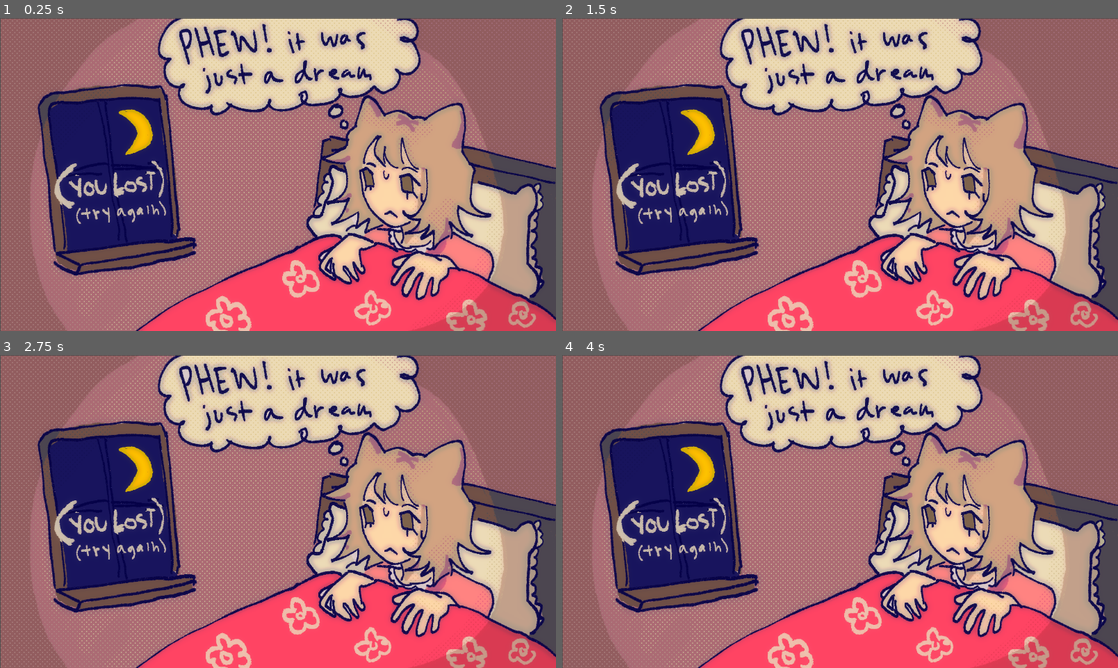
Above: before the commit, frames 1-4 (two rows, left to right).
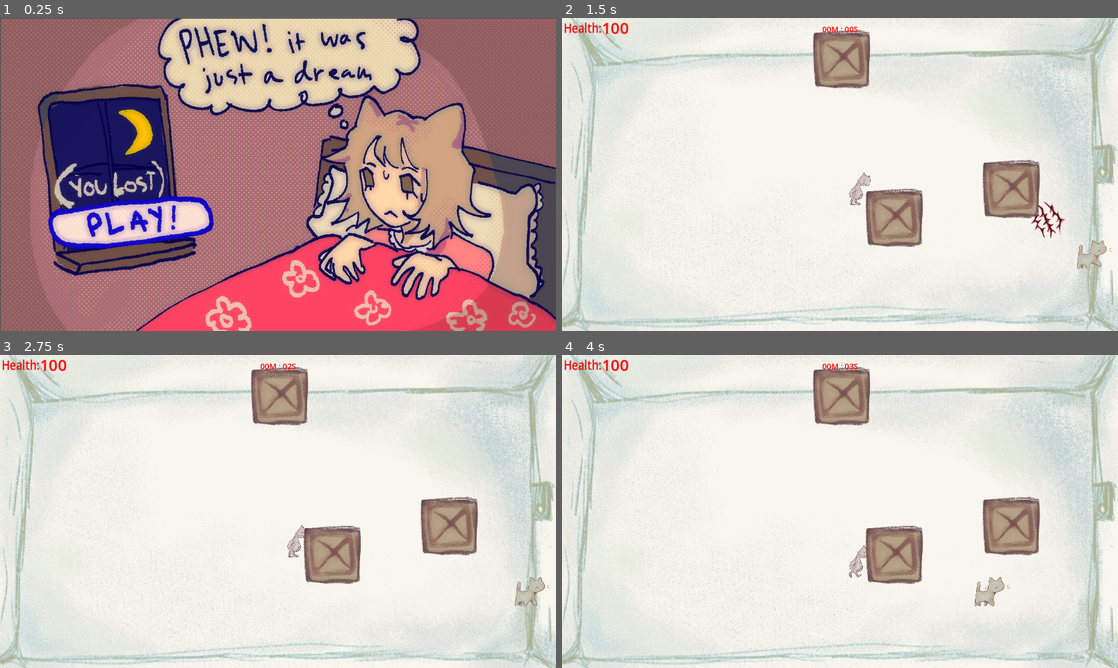
Above: after the commit, the same moments.

Repository: RobertKadak/GameCamp-2024
Game: Godot game, scene res://scenes/lose_screen.tscn
Same seed, same stepped clock (60 frames per second), same inputs: the game is played once before the commit and once after it. This scene is started directly instead of the project's main scene.
Inputs (mouse positions are in pixels of both pictures, inside the frame that each line leads up to):
- Up to frame 1 (0.25 s): no input
- Up to frame 2 (1.5 s): click (695, 221) at 0.52 s; tap Enter (ui_accept) at 1.25 s; move the mouse to (962, 158) at 1.27 s; hold D (move_right) from 1.28 s (still down); click (962, 158) at 1.35 s
- Up to frame 3 (2.75 s): keep holding D (move_right); tap Enter (ui_accept) at 1.52, 2.27 s; move the mouse to (166, 527) at 2.02 s; right-click (166, 527) at 2.1 s
- Up to frame 4 (4 s): tap Enter (ui_accept) at 2.75, 3.77 s; move the mouse to (895, 442) at 2.77 s; release D (move_right) at 2.78 s; hold A (move_left) 2.78-3.53 s; tap Shift (move_dash) at 2.85 s; move the mouse to (812, 574) at 3.52 s; hold D (move_right) from 3.53 s (still down); click (812, 574) at 3.6 s

The runs differ from the first frame. In frame 1, 3.8% of the frame differs, in the area x 8-39%, y 56-74%; in frame 2, 100%; in frame 3, 100%; in frame 4, 100%, in the area x 0-100%, y 0-100%.

Commit message:
femmywin

Diff:
--- a/scenes/lose_screen.tscn
+++ b/scenes/lose_screen.tscn
@@ -1,6 +1,8 @@
-[gd_scene load_steps=2 format=3 uid="uid://gbkydrvgq6oc"]
+[gd_scene load_steps=4 format=3 uid="uid://gbkydrvgq6oc"]
 
+[ext_resource type="Script" path="res://scripts/lose_screen.gd" id="1_8ytay"]
 [ext_resource type="Texture2D" uid="uid://bqf7y35tdw351" path="res://assets/losescreen.png" id="1_x4ta7"]
+[ext_resource type="Texture2D" uid="uid://xyrvkcysxotd" path="res://assets/play.png" id="3_atd8d"]
 
 [node name="lose screen" type="Control"]
 layout_mode = 3
@@ -9,7 +11,21 @@
 anchor_bottom = 1.0
 grow_horizontal = 2
 grow_vertical = 2
+script = ExtResource("1_8ytay")
 
 [node name="Losescreen" type="Sprite2D" parent="."]
 position = Vector2(963, 542)
 texture = ExtResource("1_x4ta7")
+
+[node name="Button" type="Button" parent="."]
+layout_mode = 0
+offset_left = 155.0
+offset_top = 661.0
+offset_right = 729.0
+offset_bottom = 837.0
+rotation = -0.15705
+action_mode = 0
+icon = ExtResource("3_atd8d")
+flat = true
+
+[connection signal="pressed" from="Button" to="." method="_on_button_pressed"]
--- /dev/null
+++ b/scripts/lose_screen.gd
@@ -0,0 +1,6 @@
+extends Control
+
+
+# Called when the node enters the scene tree for the first time.
+func _on_button_pressed() -> void:
+	get_tree().change_scene_to_file("res://scenes/levels/level_1.tscn")
